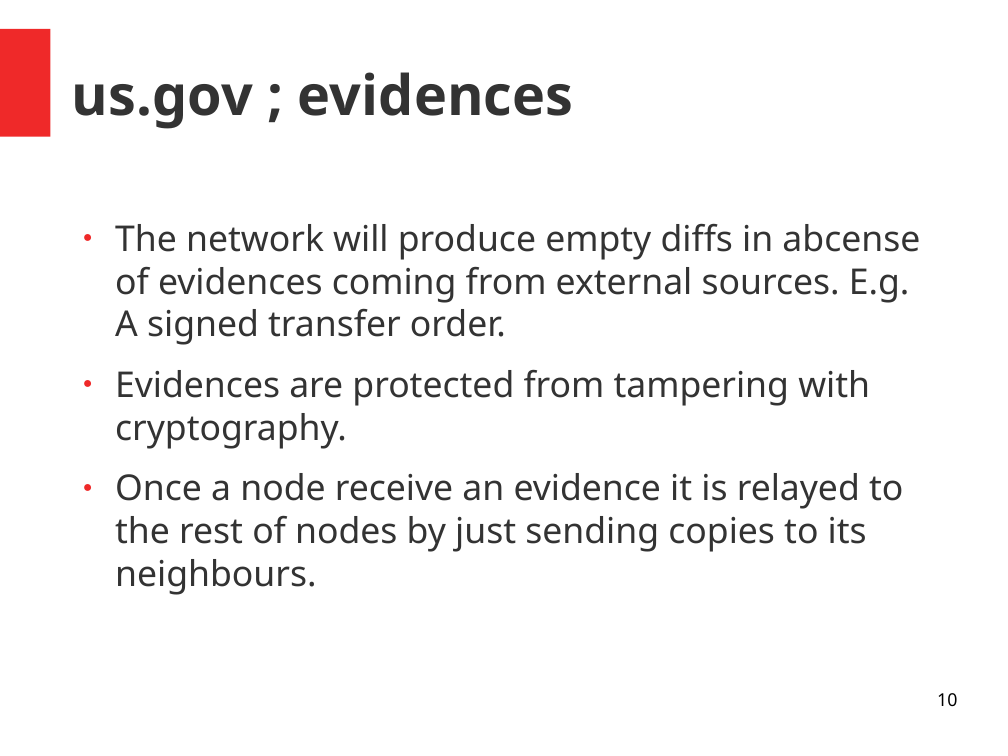
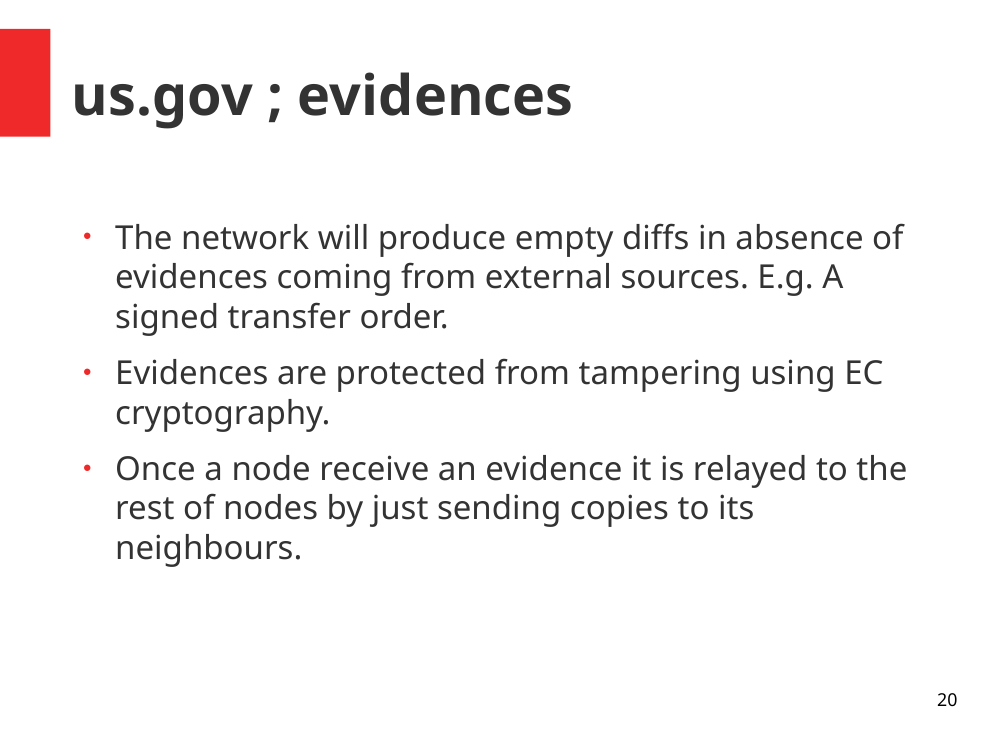
Before and after one commit to RedSkiesIO/ac-core-doc, a slide deck: slide 20 of us.gov.odp (slide 10 before the commit). Drawn at 1008x756 pixels with LibreOffice and Linux fonts; fonts in the diff are those of the drawing. Boxes give left, top, right and bottom in pixels: in the first picture for what was removed or moved away, otherwise in the second. Text is boxed around its words. In the diff, an @@ line names an element or a change of style, - is before the commit and + after.

```diff
--- a/us.gov.odp
+++ b/us.gov.odp
@@ text at [115, 223, 903, 432]: text changed; size 28 to 26 pt @@
-● The network will produce empty diffs in abcense of evidences coming from external sources. E.g. A signed transfer order.
-● Evidences are protected from tampering with cryptography.
+● The network will produce empty diffs in absence of evidences coming from external sources. E.g. A signed transfer order.
+● Evidences are protected from tampering using EC cryptography.
@@ text at [115, 455, 907, 567]: size 28 to 26 pt in "Once a node receive an evidence it ..."; less space between paragraphs @@
@@ page number at [937, 693, 957, 706]: text changed @@
-10
+20
```
Also in this commit, not shown: 11 other slides changed, 17 slides added.
